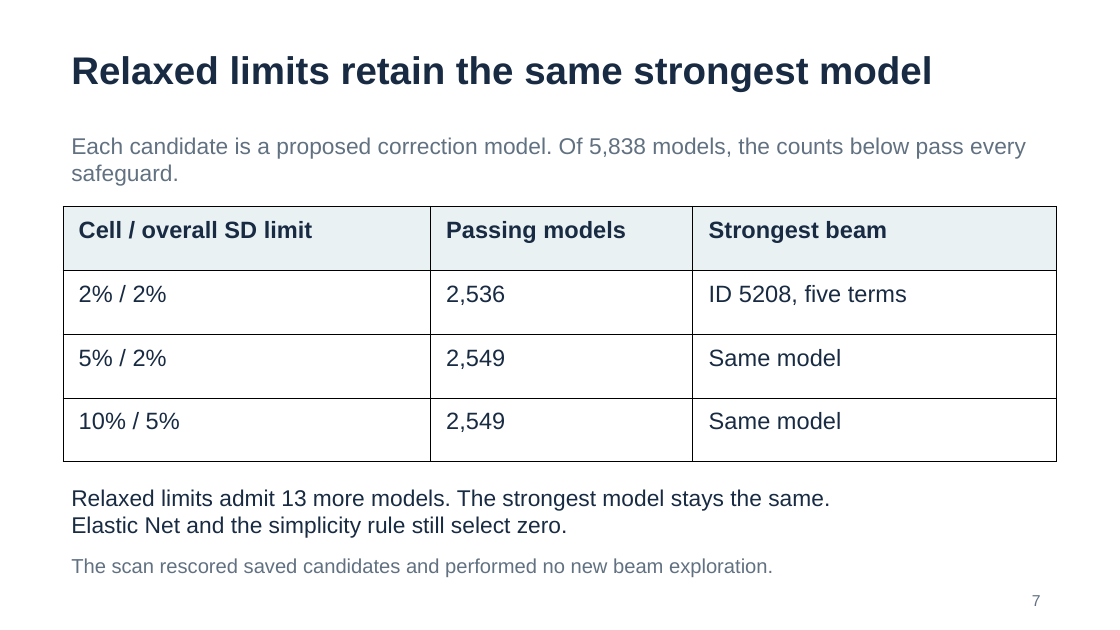
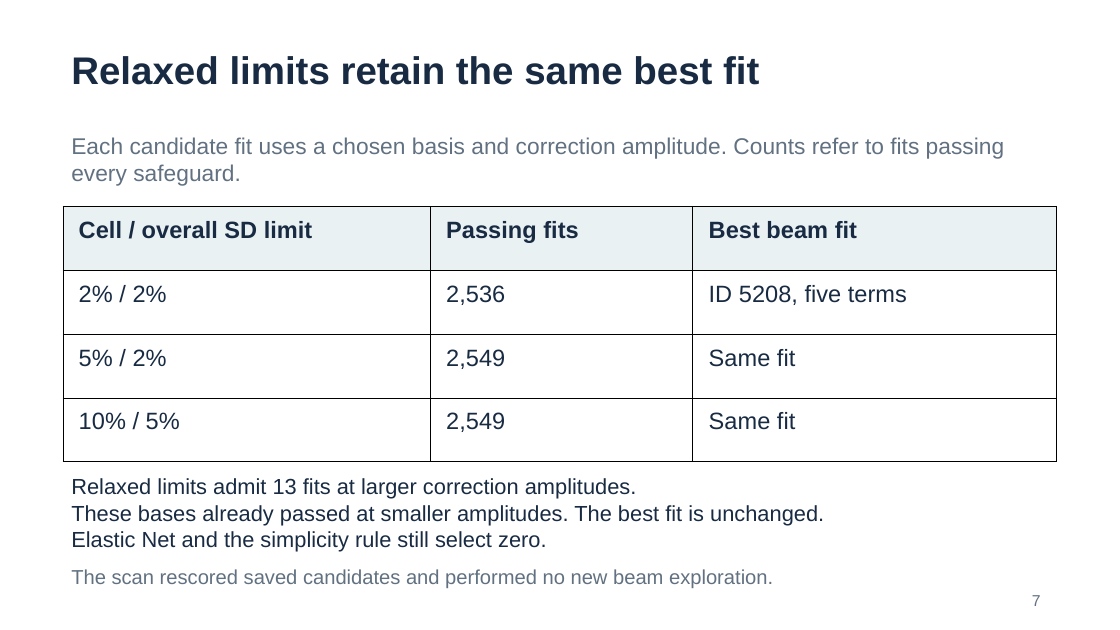
Before and after one commit to cploen/xtar_refit_hms, a slide deck: slide 7 of slides/xtar_study_summary.pptx. Drawn at 1120x630 pixels with LibreOffice and Linux fonts; fonts in the diff are those of the drawing. Boxes give left, top, right and bottom in pixels: in the first picture for what was removed or moved away, otherwise in the second. Text is boxed around its words. In the diff, an @@ line names an element or a change of style, - is before the commit and + after.

```diff
--- a/slides/xtar_study_summary.pptx
+++ b/slides/xtar_study_summary.pptx
@@ text at box(71, 56, 759, 85): text changed @@
-Relaxed limits retain the same strongest model
+Relaxed limits retain the same best fit
@@ text at box(71, 137, 1005, 186): text changed @@
-Each candidate is a proposed correction model. Of 5,838 models, the counts below pass every safeguard.
+Each candidate fit uses a chosen basis and correction amplitude. Counts refer to fits passing every safeguard.
@@ table at box(63, 207, 1057, 436) @@
-row 1, column 2: Passing models
+row 1, column 2: Passing fits
-row 1, column 3: Strongest beam
+row 1, column 3: Best beam fit
-row 3, column 3: Same model
+row 3, column 3: Same fit
-row 4, column 3: Same model
+row 4, column 3: Same fit
@@ text "Relaxed limits admit 13 fits ...": place and size @@
-text "Relaxed limits admit 13 fits ..." at box(71, 489, 830, 538)
+text "Relaxed limits admit 13 fits ..." at box(71, 478, 824, 552)
@@ text at box(71, 478, 824, 525): text changed; size 19.5 to 18.8 pt @@
-Relaxed limits admit 13 more models. The strongest model stays the same.
+Relaxed limits admit 13 fits at larger correction amplitudes.
+These bases already passed at smaller amplitudes. The best fit is unchanged.
@@ text at box(71, 531, 546, 552): size 19.5 to 18.8 pt in "Elastic Net and the simplicity rule still ..." @@
@@ text "The scan rescored saved candidates ...": place and size @@
-text "The scan rescored saved candidates ..." at box(71, 558, 773, 577)
+text "The scan rescored saved candidates ..." at box(71, 569, 773, 588)
```
Also in this commit, not shown: 2 other slides changed, 4 other files.
